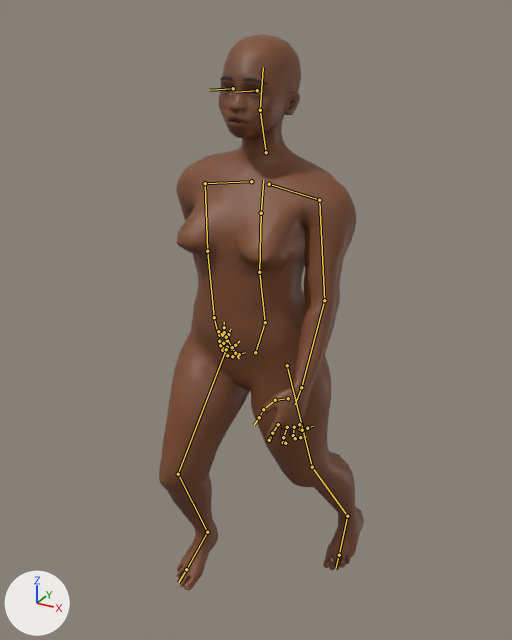
The glTF model client/public/assets/characters/prototype/awd_female_base_lod1.glb: old version first, new version second.
Rendered twice from a camera (50 mm lens) standing at (0.851, -1.563, 1.728) and looking at (-0.042, 0.061, 0.916). Arrows for +X, +Y and +Z are at lower left; the lights stay in place. The older version comes first. Both versions are drawn at frame 21 of the action 'walk'; the numbers are the values there. The bones that change, and the others that lie on the model, are drawn over the model as lines.

The first picture shows 'AWD_Body_female_b1', 'AWD_Brows_b1', 'AWD_Eye_L_b1', 'AWD_Eye_R_b1'.
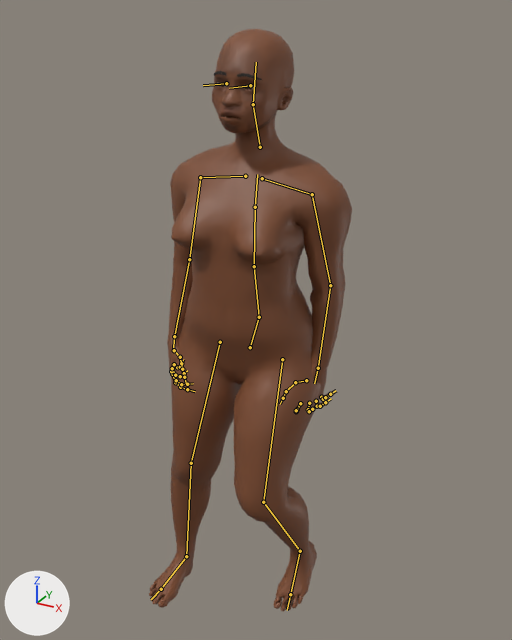
The change, as JSON lines over the scene's bpy script:
```json
{"block": "bone_hips", "where": "bone_hips = bpy.data.objects['AWD_Rig'].pose.bones['Hips']"}
{"op": "set", "path": "bone_hips.location", "old": "(0.004, -0.006, -0.004)", "new": "(-0.014, 0.004, 0.003)"}
{"op": "set", "path": "bone_hips.rotation_quaternion", "old": "(0.999, 0.0, -0.025, -0.027)", "new": "(1.0, 0.0, 0.017, -0.015)", "note": "degrees (0, -3, -3) -> degrees (0, 2, -2)"}
{"block": "bone_leftupleg", "where": "bone_leftupleg = bpy.data.objects['AWD_Rig'].pose.bones['LeftUpLeg']  # child of 'Hips'"}
{"op": "set", "path": "bone_leftupleg.rotation_quaternion", "old": "(0.985, -0.108, 0.018, 0.131)", "new": "(0.985, 0.107, -0.018, -0.131)", "note": "degrees (-12, 4, 15) -> degrees (13, 0, -15)"}
{"block": "bone_leftleg", "where": "bone_leftleg = bpy.data.objects['AWD_Rig'].pose.bones['LeftLeg']  # child of 'LeftUpLeg'"}
{"op": "set", "path": "bone_leftleg.rotation_quaternion", "old": "(0.994, 0.036, 0.009, 0.103)", "new": "(0.906, 0.14, 0.034, 0.397)", "note": "degrees (4, 1, 12) -> degrees (16, -3, 47)"}
{"block": "bone_rightupleg", "where": "bone_rightupleg = bpy.data.objects['AWD_Rig'].pose.bones['RightUpLeg']  # child of 'Hips'"}
{"op": "set", "path": "bone_rightupleg.rotation_quaternion", "old": "(0.978, 0.115, 0.022, 0.173)", "new": "(0.997, 0.039, 0.007, 0.058)", "note": "degrees (13, 0, 20) -> degrees (4, 1, 7)"}
{"block": "bone_rightleg", "where": "bone_rightleg = bpy.data.objects['AWD_Rig'].pose.bones['RightLeg']  # child of 'RightUpLeg'"}
{"op": "set", "path": "bone_rightleg.rotation_quaternion", "old": "(0.913, 0.281, -0.033, -0.293)", "new": "(0.997, 0.051, -0.006, -0.053)", "note": "degrees (32, 6, -34) -> degrees (6, 0, -6)"}
{"block": "bone_rightfoot", "where": "bone_rightfoot = bpy.data.objects['AWD_Rig'].pose.bones['RightFoot']  # child of 'RightLeg'"}
{"op": "set", "path": "bone_rightfoot.rotation_quaternion", "old": "(1.0, 0.019, 0.002, 0.001)", "new": "(0.999, 0.05, 0.005, 0.002)", "note": "degrees (2, 0, 0) -> degrees (6, 1, 0)"}
{"block": "bone_spine", "where": "bone_spine = bpy.data.objects['AWD_Rig'].pose.bones['Spine']  # child of 'Hips'"}
{"op": "set", "path": "bone_spine.rotation_quaternion", "old": "(1.0, 0.0, 0.021, 0.005)", "new": "(-1.0, 0.0, 0.001, 0.011)", "note": "degrees (0, 2, 1) -> degrees (0, 0, -1)"}
{"block": "bone_spine2", "where": "bone_spine2 = bpy.data.objects['AWD_Rig'].pose.bones['Spine2']  # child of 'Spine1'"}
{"op": "set", "path": "bone_spine2.rotation_quaternion", "old": "(0.999, -0.026, 0.029, 0.002)", "new": "(-1.0, 0.017, 0.004, 0.0)", "note": "degrees (-3, 3, 0) -> degrees (-2, 0, 0)"}
{"block": "bone_leftarm", "where": "bone_leftarm = bpy.data.objects['AWD_Rig'].pose.bones['LeftArm']  # child of 'LeftShoulder'"}
{"op": "set", "path": "bone_leftarm.rotation_quaternion", "old": "(0.967, -0.243, -0.041, -0.061)", "new": "(0.965, -0.238, 0.045, 0.098)", "note": "degrees (-28, -6, -6) -> degrees (-27, 8, 10)"}
{"block": "bone_head", "where": "bone_head = bpy.data.objects['AWD_Rig'].pose.bones['Head']  # child of 'Neck'"}
{"op": "set", "path": "bone_head.rotation_quaternion", "old": "(1.0, 0.017, -0.007, -0.001)", "new": "(-1.0, -0.017, -0.003, 0.008)", "note": "degrees (2, -1, 0) -> degrees (2, 0, -1)"}
{"block": "bone_rightarm", "where": "bone_rightarm = bpy.data.objects['AWD_Rig'].pose.bones['RightArm']  # child of 'RightShoulder'"}
{"op": "set", "path": "bone_rightarm.rotation_quaternion", "old": "(0.943, -0.25, -0.108, -0.189)", "new": "(0.969, -0.245, -0.023, -0.032)", "note": "degrees (-27, -17, -18) -> degrees (-28, -3, -3)"}
{"block": "bone_rightforearm", "where": "bone_rightforearm = bpy.data.objects['AWD_Rig'].pose.bones['RightForeArm']  # child of 'RightArm'"}
{"op": "set", "path": "bone_rightforearm.rotation_quaternion", "old": "(0.954, -0.214, -0.202, -0.058)", "new": "(0.976, -0.145, -0.161, -0.032)", "note": "degrees (-25, -24, -1) -> degrees (-17, -19, -1)"}
```

Location of each change, (x1, y1, x2, y2) in pixels of the pictures (512 x 640 px):
```json
{"object": "AWD_Body_female_b1", "change": "posed", "before": [159, 34, 364, 590], "after": [149, 29, 352, 611]}
{"object": "AWD_Brows_b1", "change": "posed", "before": [220, 76, 268, 85], "after": [214, 71, 262, 80]}
{"object": "AWD_Eye_R_b1", "change": "posed", "before": [224, 87, 234, 92], "after": [217, 82, 228, 87]}
{"bone": "Hips", "before": "(255, 352) to (265, 322)", "after": "(250, 347) to (259, 317)"}
{"bone": "LeftUpLeg", "before": "(287, 365) to (312, 467)", "after": "(282, 359) to (263, 502)"}
{"bone": "LeftLeg", "before": "(312, 467) to (347, 516)", "after": "(263, 502) to (300, 551)"}
{"bone": "RightUpLeg", "before": "(227, 347) to (178, 474)", "after": "(220, 342) to (191, 463)"}
{"bone": "RightLeg", "before": "(178, 474) to (207, 532)", "after": "(191, 463) to (186, 556)"}
{"bone": "RightFoot", "before": "(207, 532) to (186, 569)", "after": "(186, 556) to (161, 589)"}
{"bone": "Spine", "before": "(265, 322) to (259, 272)", "after": "(259, 317) to (254, 266)"}
{"bone": "Spine2", "before": "(261, 213) to (263, 180)", "after": "(255, 207) to (257, 174)"}
{"bone": "LeftArm", "before": "(319, 200) to (324, 300)", "after": "(312, 194) to (330, 285)"}
{"bone": "Head", "before": "(260, 110) to (263, 67)", "after": "(253, 104) to (256, 62)"}
{"bone": "RightArm", "before": "(205, 183) to (207, 251)", "after": "(200, 177) to (189, 259)"}
{"bone": "RightForeArm", "before": "(207, 251) to (214, 317)", "after": "(189, 259) to (174, 336)"}
```
